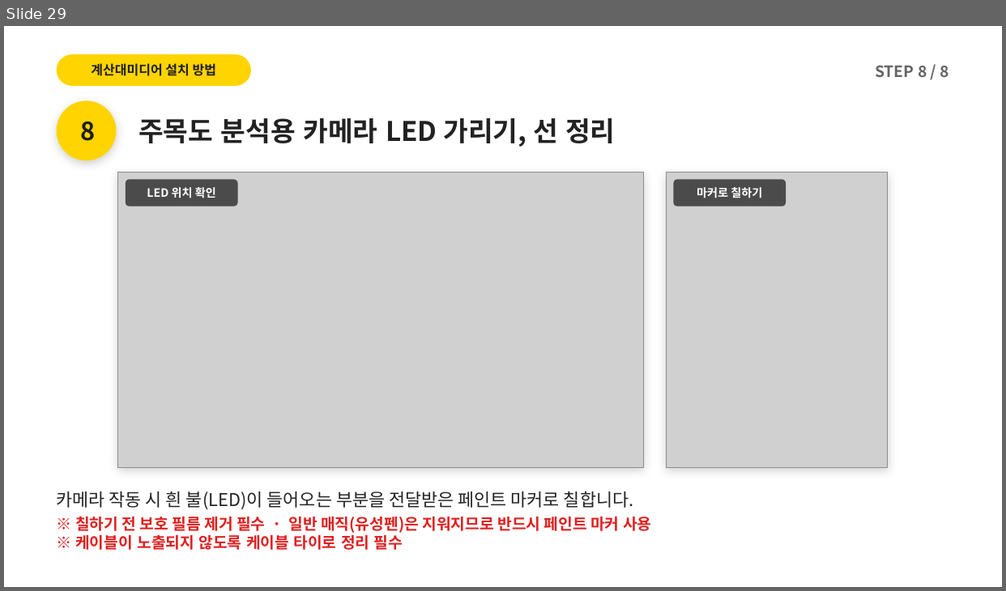
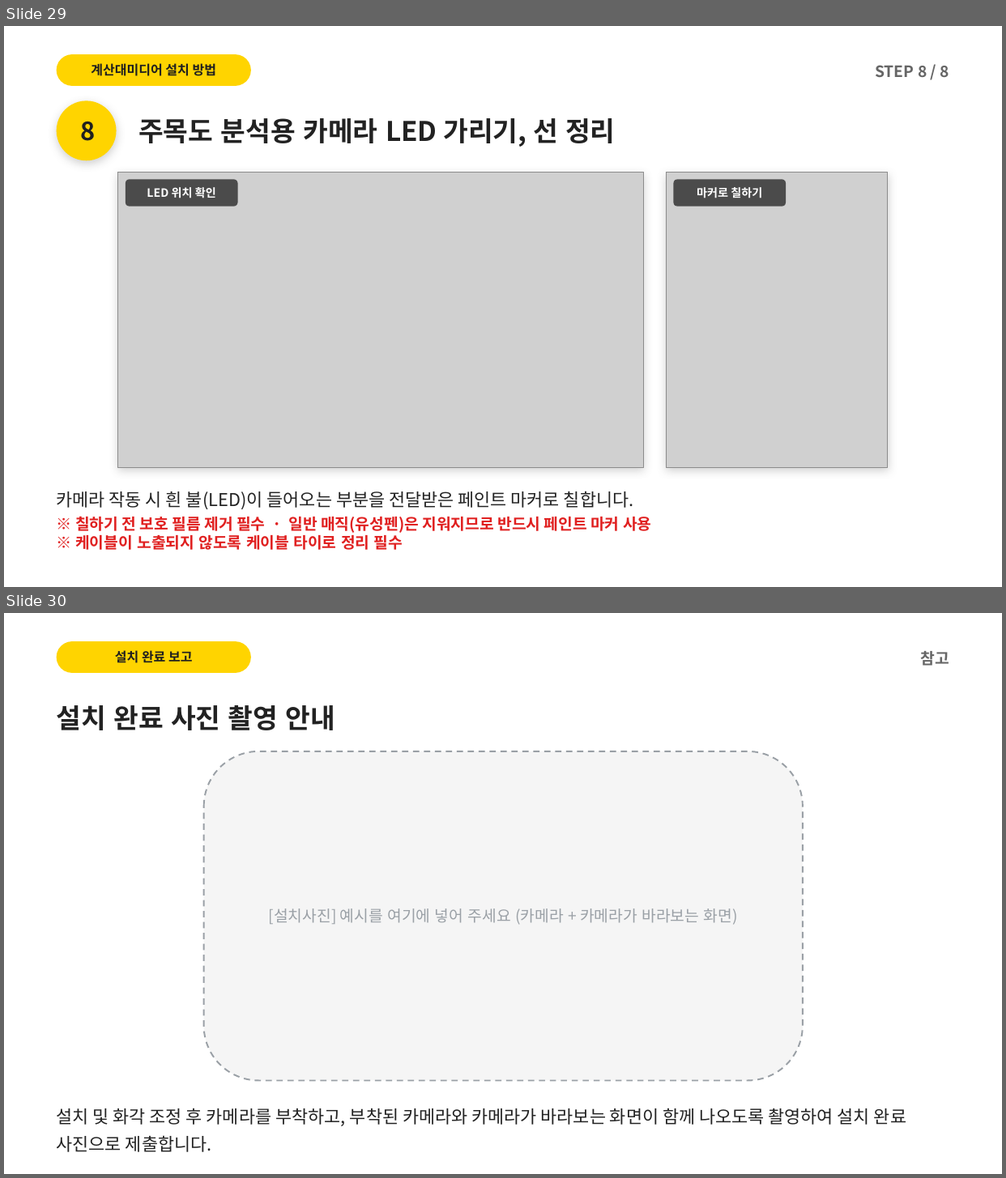
Before and after one commit to alsdn2947/ars, a slide deck: 이마트_AI카메라_설치매뉴얼.pptx. Shown one above the other, each under a label of ours: slide 29 before the commit, slides 29 and 30 after it. The pictures are 1006x591 and 1006x1178 pixels, drawn with LibreOffice and Linux fonts; fonts in the diff are those of the drawing; grey boxes stand for pictures. Boxes give left, top, right and bottom in pixels: in the first picture for what was removed or moved away, otherwise in the second. Text is boxed around its words. In the diff, an @@ line names an element or a change of style, - is before the commit and + after.

```diff
--- a/이마트_AI카메라_설치매뉴얼.pptx
+++ b/이마트_AI카메라_설치매뉴얼.pptx
@@ slide 30 added at box(4, 613, 1002, 1174), background #FFFFFF @@
@@ rounded rectangle added at box(57, 641, 251, 673), fill #FFD400 @@
@@ text added at box(115, 650, 192, 663), 12.5 pt, text #1F1F1F, bold @@
+설치 완료 보고
@@ text added at box(921, 651, 949, 666), 15 pt, text #666666, bold @@
+참고
@@ text added at box(57, 705, 335, 730), 26 pt, text #222222, bold @@
+설치 완료 사진 촬영 안내
@@ rounded rectangle added at box(204, 752, 803, 1081), fill #F5F5F5, outline #9AA0A6 1.5 pt dashed, 15 pt, text #9AA0A6 @@
+[설치사진] 예시를 여기에 넣어 주세요 (카메라 + 카메라가 바라보는 화면)
@@ text added at box(57, 1108, 906, 1152), 17 pt, text #222222 @@
+설치 및 화각 조정 후 카메라를 부착하고, 부착된 카메라와 카메라가 바라보는 화면이 함께 나오도록 촬영하여 설치 완료 사진으로 제출합니다.
```
Also in this commit, not shown: 9 slides changed, 1 other file.
